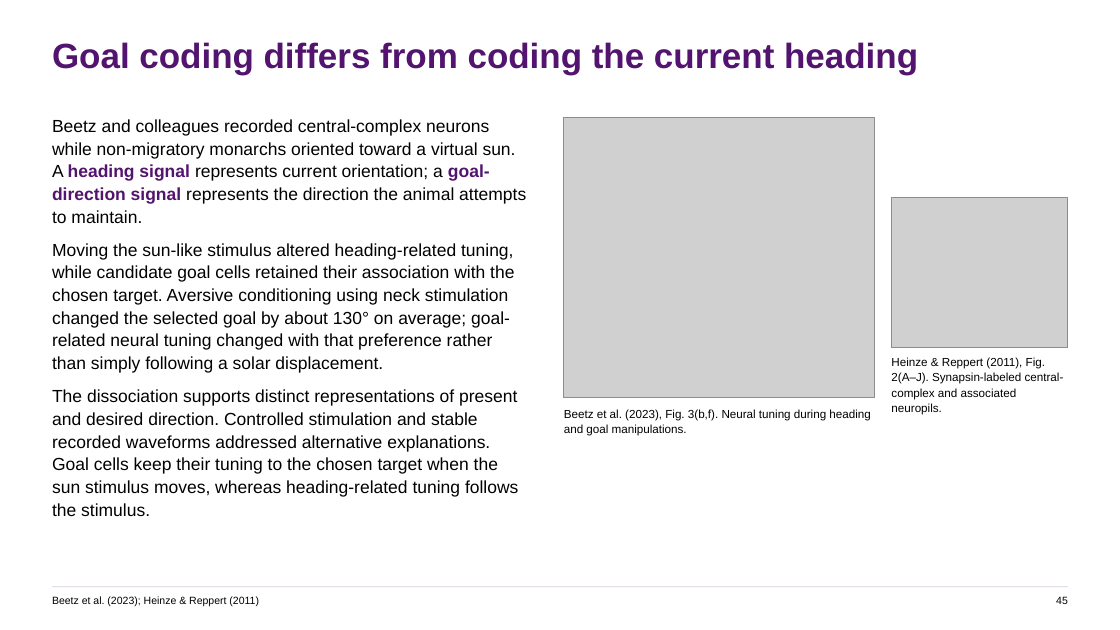
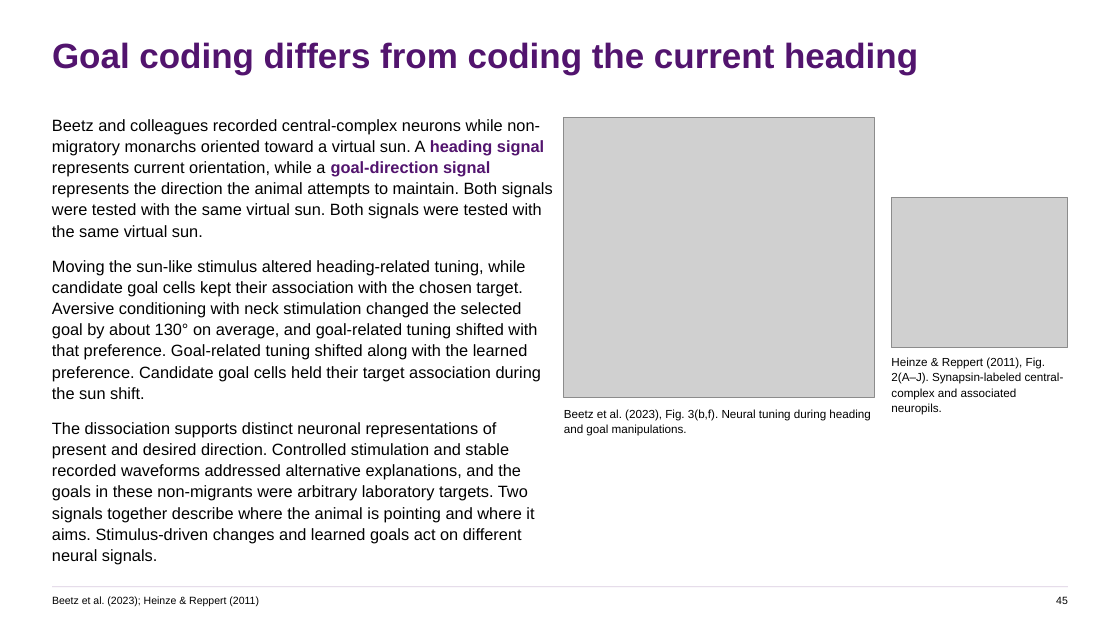
Before and after one commit to jordanxxlopez/NEUROETHOLOGY, a slide deck: slide 59 of scaffolded/Neuroethology_Lecture30_FA2026_SCAFFOLDED.pptx. Drawn at 1120x630 pixels with LibreOffice and Linux fonts; fonts in the diff are those of the drawing; grey boxes stand for pictures. Boxes give left, top, right and bottom in pixels: in the first picture for what was removed or moved away, otherwise in the second. Text is boxed around its words. In the diff, an @@ line names an element or a change of style, - is before the commit and + after.

```diff
--- a/scaffolded/Neuroethology_Lecture30_FA2026_SCAFFOLDED.pptx
+++ b/scaffolded/Neuroethology_Lecture30_FA2026_SCAFFOLDED.pptx
@@ text at <box>52,119,553,565</box>: text changed; size 15 to 14 pt @@
-Beetz and colleagues recorded central-complex neurons while non-migratory monarchs oriented toward a virtual sun. A heading signal represents current orientation; a goal-direction signal represents the direction the animal attempts to maintain.
-Moving the sun-like stimulus altered heading-related tuning, while candidate goal cells retained their association with the chosen target. Aversive conditioning using neck stimulation changed the selected goal by about 130° on average; goal-related neural tuning changed with that preference rather than simply following a solar displacement.
-The dissociation supports distinct representations of present and desired direction. Controlled stimulation and stable recorded waveforms addressed alternative explanations. Goal cells keep their tuning to the chosen target when the sun stimulus moves, whereas heading-related tuning follows the stimulus.
+Beetz and colleagues recorded central-complex neurons while non-migratory monarchs oriented toward a virtual sun. A heading signal represents current orientation, while a goal-direction signal represents the direction the animal attempts to maintain. Both signals were tested with the same virtual sun. Both signals were tested with the same virtual sun.
+Moving the sun-like stimulus altered heading-related tuning, while candidate goal cells kept their association with the chosen target. Aversive conditioning with neck stimulation changed the selected goal by about 130° on average, and goal-related tuning shifted with that preference. Goal-related tuning shifted along with the learned preference. Candidate goal cells held their target association during the sun shift.
+The dissociation supports distinct neuronal representations of present and desired direction. Controlled stimulation and stable recorded waveforms addressed alternative explanations, and the goals in these non-migrants were arbitrary laboratory targets. Two signals together describe where the animal is pointing and where it aims. Stimulus-driven changes and learned goals act on different neural signals.
```
Also in this commit, not shown: 51 other slides changed, 7 slides added, 7 slides removed, 5 other files.
